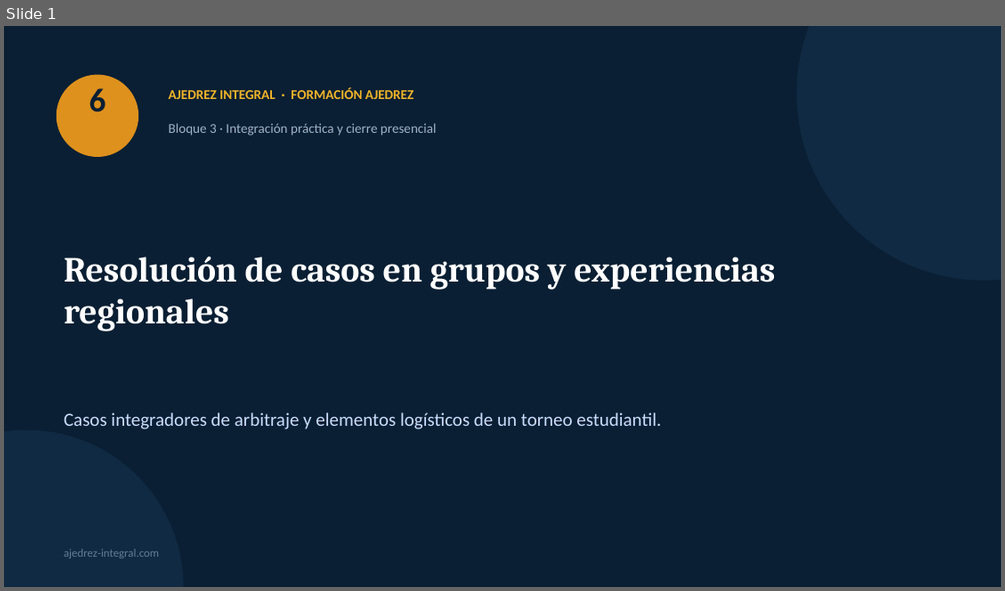
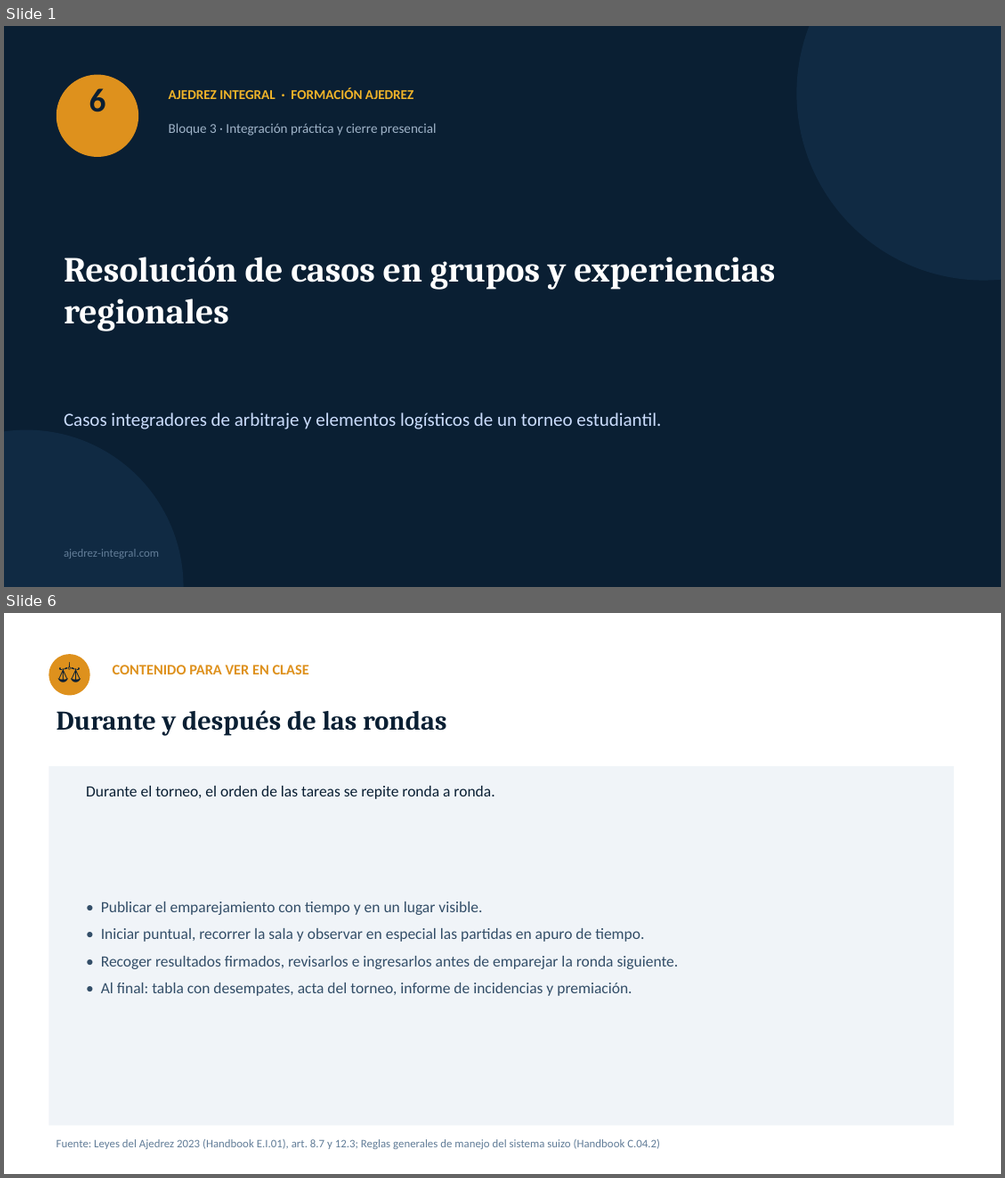
Before and after one commit to GMpupilo2026/Pagina-Completa, a slide deck: cursos/recursos/formacion-ajedrez/06-resolucion-de-casos-en-grupos.pptx. Shown one above the other, each under a label of ours: slide 1 before the commit, slides 1 and 6 after it; the slides between them are not shown. The pictures are 1005x591 and 1005x1178 pixels, drawn with LibreOffice and Linux fonts; fonts in the diff are those of the drawing. Boxes give left, top, right and bottom in pixels: in the first picture for what was removed or moved away, otherwise in the second. Text is boxed around its words. In the diff, an @@ line names an element or a change of style, - is before the commit and + after.

```diff
--- a/cursos/recursos/formacion-ajedrez/06-resolucion-de-casos-en-grupos.pptx
+++ b/cursos/recursos/formacion-ajedrez/06-resolucion-de-casos-en-grupos.pptx
@@ slide 6 added at (4,613,1001,1174), background #FFFFFF @@
@@ ellipse added at (48,654,90,695), fill #DE911D @@
@@ text added at (48,654,90,695), 20 pt, text #0A1F33 @@
+⚖
@@ text added at (113,665,309,674), 14 pt, text #DE911D, bold @@
+CONTENIDO PARA VER EN CLASE
@@ text added at (57,710,446,735), 26 pt, text #0A1F33, bold @@
+Durante y después de las rondas
@@ rectangle added at (48,766,954,1126), fill #F0F4F8 @@
@@ text added at (86,786,494,799), 15 pt, text #0A1F33 @@
+Durante el torneo, el orden de las tareas se repite ronda a ronda.
@@ text added at (101,901,679,996), 15 pt, text #334E68 @@
+• Publicar el emparejamiento con tiempo y en un lugar visible.
+• Iniciar puntual, recorrer la sala y observar en especial las partidas en apuro de tiempo.
+• Recoger resultados firmados, revisarlos e ingresarlos antes de emparejar la ronda siguiente.
+• Al final: tabla con desempates, acta del torneo, informe de incidencias y premiación.
@@ text added at (57,1139,660,1149), 11 pt, text #627D98 @@
+Fuente: Leyes del Ajedrez 2023 (Handbook E.I.01), art. 8.7 y 12.3; Reglas generales de manejo del sistema suizo (Handbook C.04.2)
```
Also in this commit, not shown: 1 slide changed, 15 other slides added, 2 slides removed, 28 other files.
